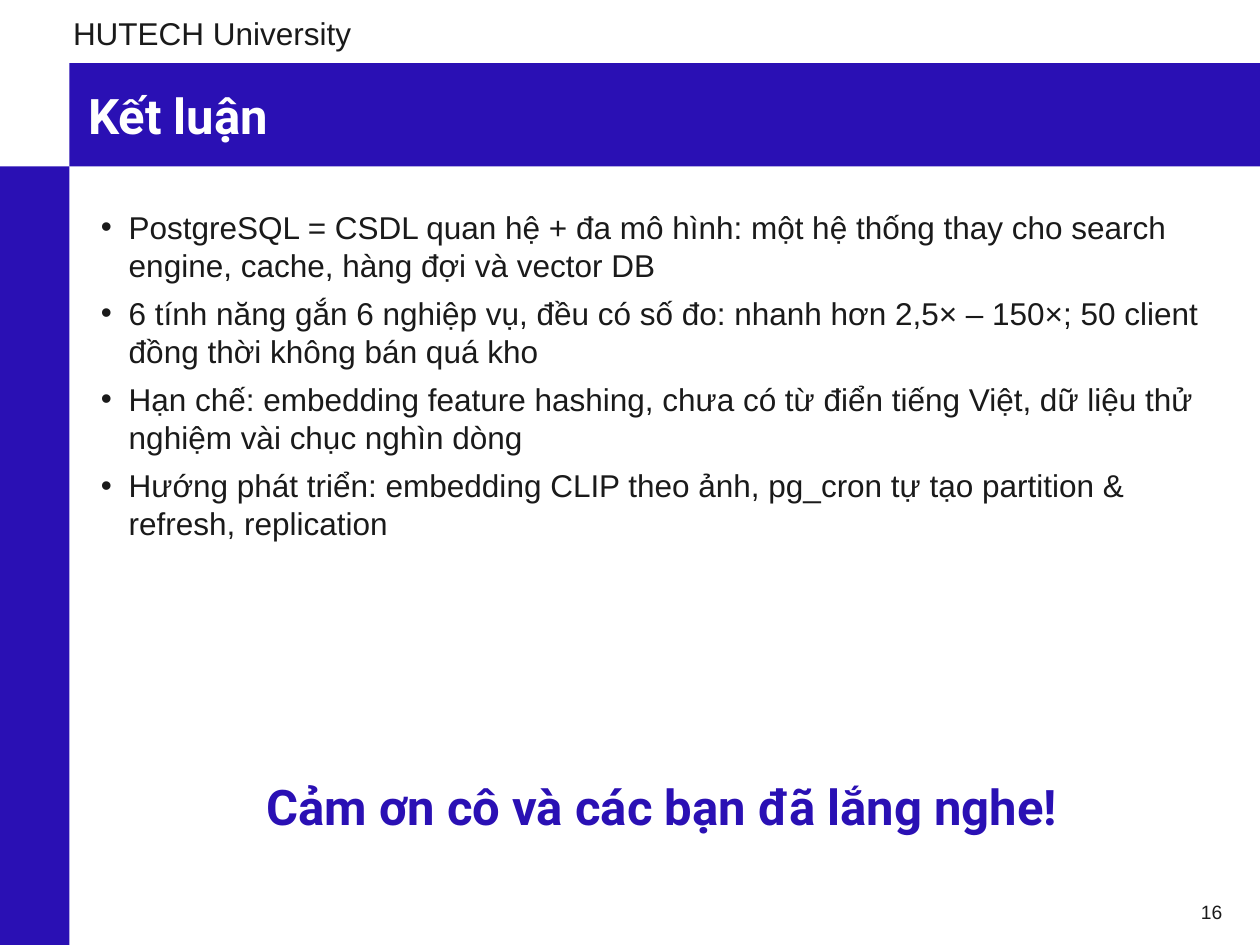
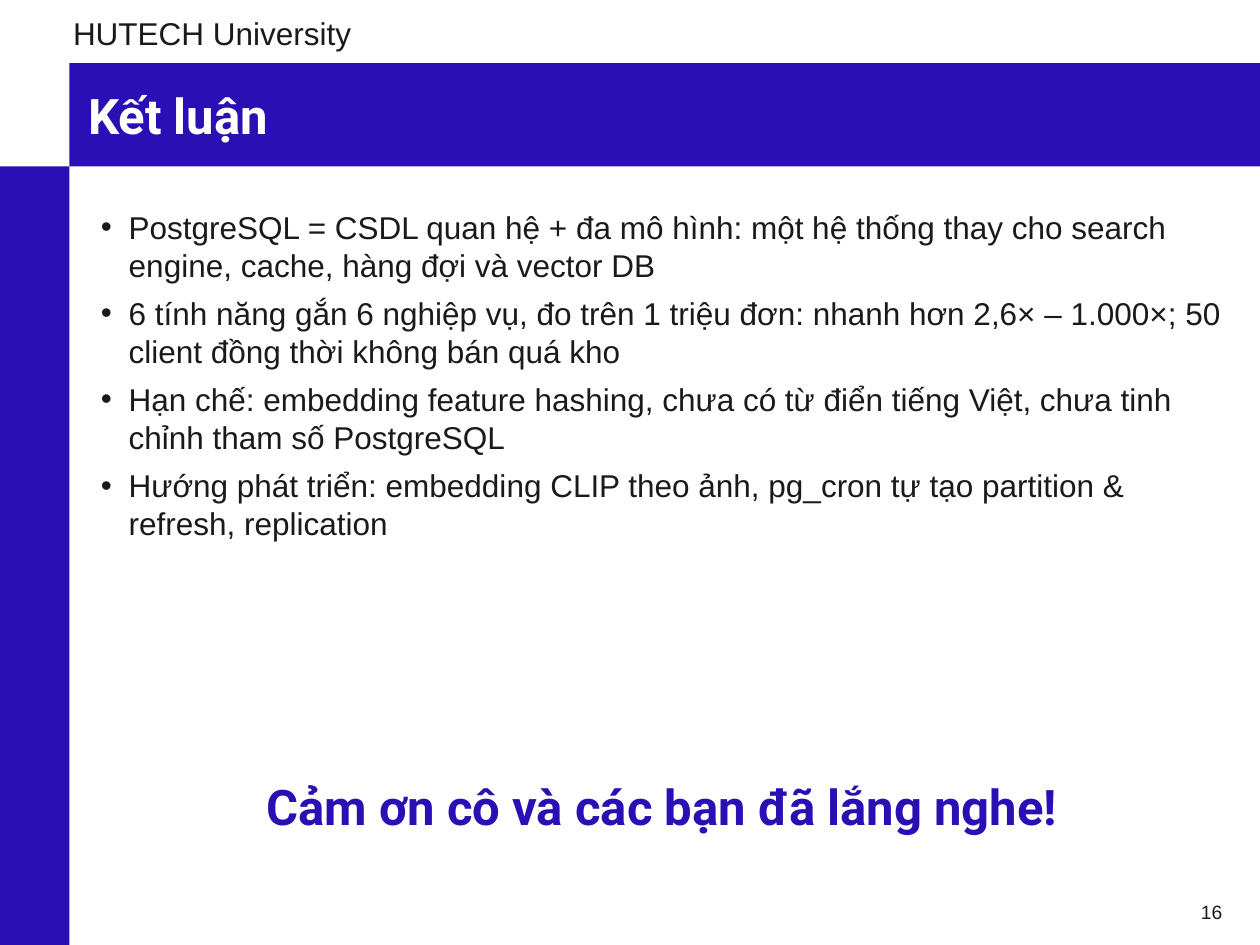
Before and after one commit to phunganhtuan123/master-csdl, a slide deck: slide 16 of docs/Slide_CSDL_Nhom6_PostgreSQL.pptx. Drawn at 1260x945 pixels with LibreOffice and Linux fonts; fonts in the diff are those of the drawing; background and template pictures are left out. Boxes give left, top, right and bottom in pixels: in the first picture for what was removed or moved away, otherwise in the second. Text is boxed around its words. In the diff, an @@ line names an element or a change of style, - is before the commit and + after.

```diff
--- a/docs/Slide_CSDL_Nhom6_PostgreSQL.pptx
+++ b/docs/Slide_CSDL_Nhom6_PostgreSQL.pptx
@@ text at (x1=129, y1=300, x2=1220, y2=455): text changed @@
-• 6 tính năng gắn 6 nghiệp vụ, đều có số đo: nhanh hơn 2,5× – 150×; 50 client đồng thời không bán quá kho
-• Hạn chế: embedding feature hashing, chưa có từ điển tiếng Việt, dữ liệu thử nghiệm vài chục nghìn dòng
+• 6 tính năng gắn 6 nghiệp vụ, đo trên 1 triệu đơn: nhanh hơn 2,6× – 1.000×; 50 client đồng thời không bán quá kho
+• Hạn chế: embedding feature hashing, chưa có từ điển tiếng Việt, chưa tinh chỉnh tham số PostgreSQL
```
Also in this commit, not shown: 9 other slides changed, 24 other files.
